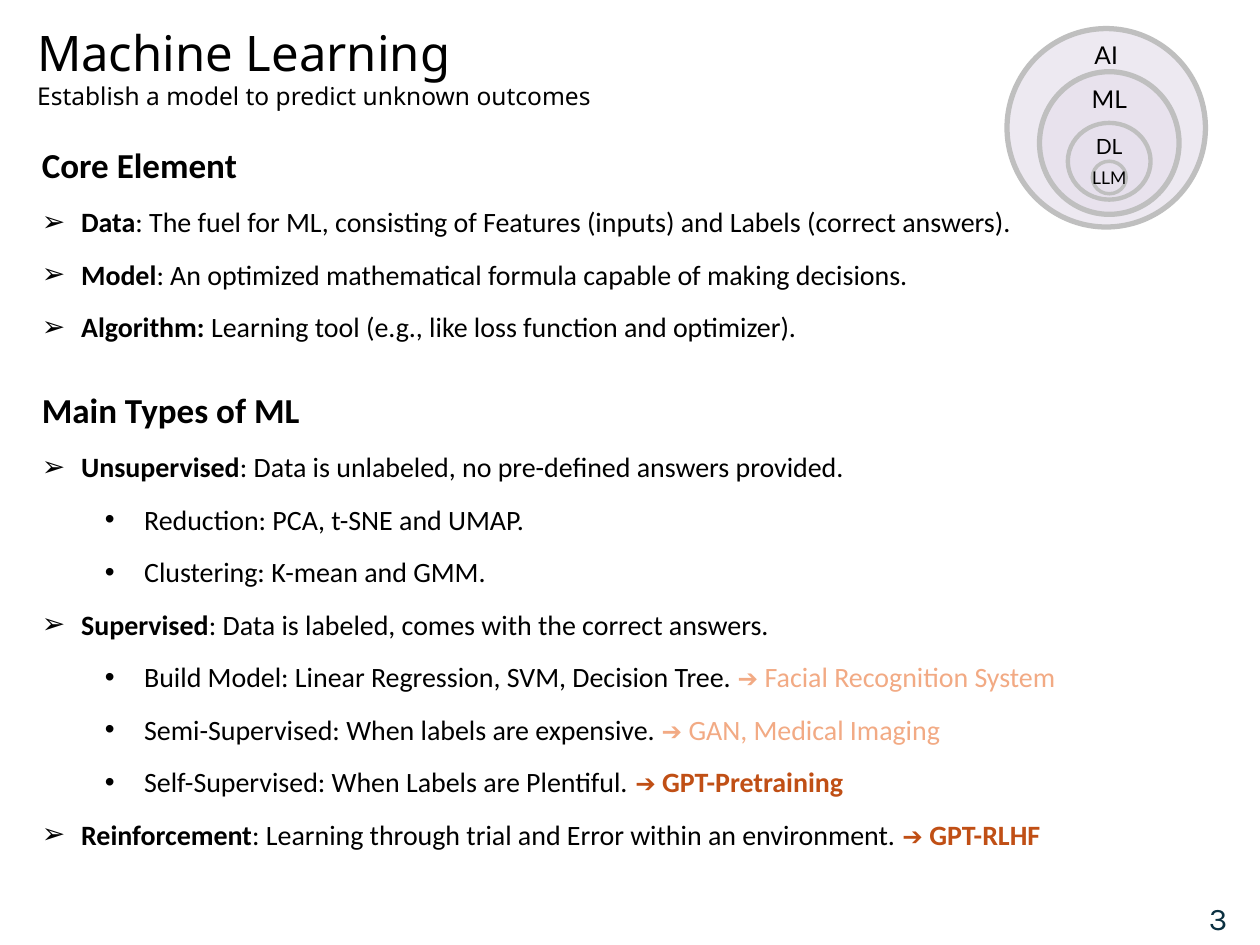
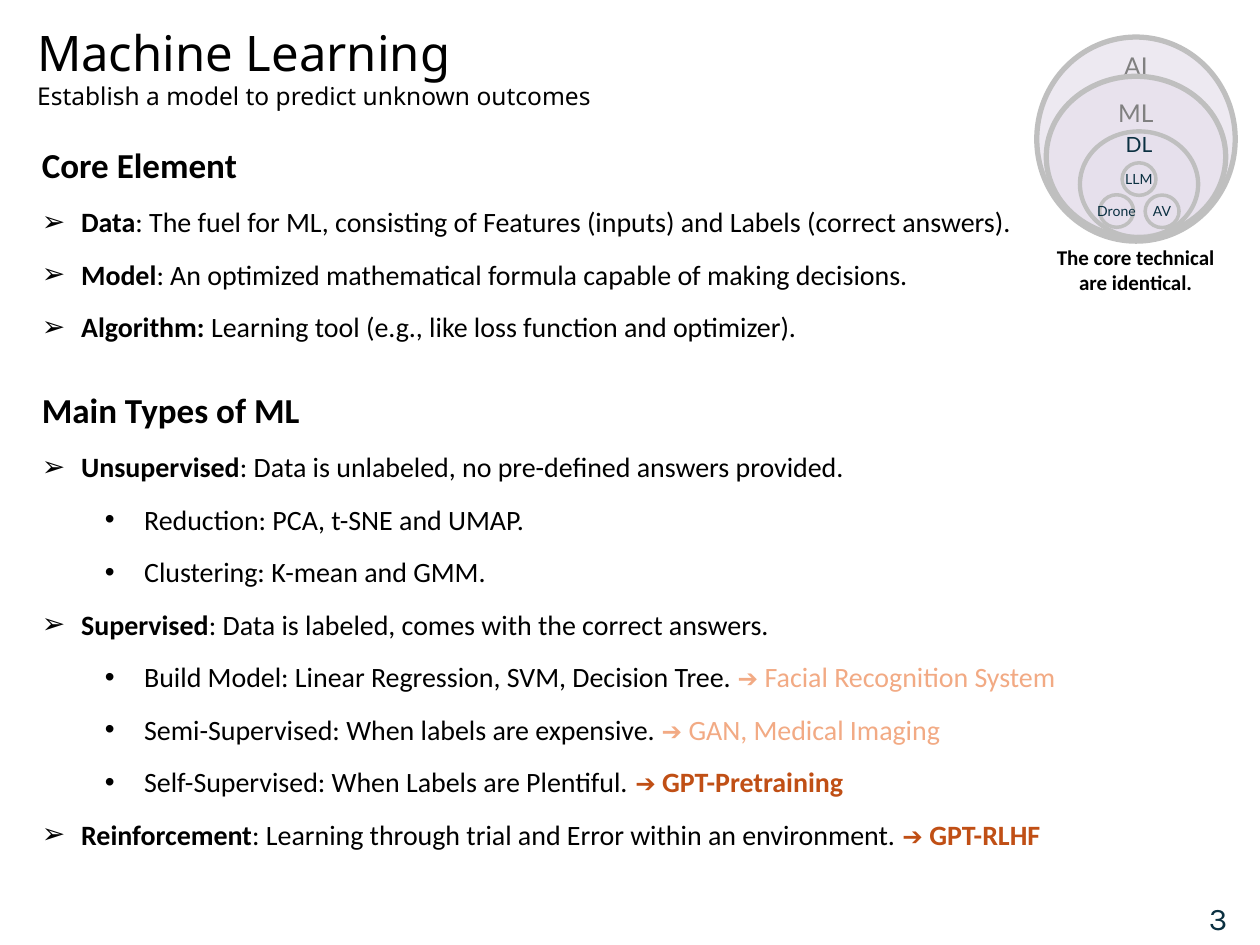
Before and after one commit to navibator/crazy-ai, a slide deck: slide 4 of gemma-v4-0914.pptx. Drawn at 1260x945 pixels with LibreOffice and Linux fonts; fonts in the diff are those of the drawing; background and template pictures are left out. Boxes give left, top, right and bottom in pixels: in the first picture for what was removed or moved away, otherwise in the second. Text is boxed around its words. In the diff, an @@ line names an element or a change of style, - is before the commit and + after.

```diff
--- a/gemma-v4-0914.pptx
+++ b/gemma-v4-0914.pptx
@@ ellipse "AI": place and size @@
-ellipse "AI" at bbox=[1007, 29, 1205, 227]
+ellipse "AI" at bbox=[1037, 37, 1235, 241]
@@ ellipse "AI" at bbox=[1037, 37, 1235, 241]: text colour #000000 to #808080 @@
@@ ellipse "ML" at bbox=[1046, 77, 1225, 238]: text colour #000000 to #808080 @@
@@ ellipse "ML": place and size @@
-ellipse "ML" at bbox=[1040, 72, 1179, 214]
+ellipse "ML" at bbox=[1046, 77, 1225, 238]
@@ ellipse "DL": place and size @@
-ellipse "DL" at bbox=[1068, 123, 1152, 200]
+ellipse "DL" at bbox=[1080, 131, 1198, 237]
@@ ellipse "DL" at bbox=[1080, 131, 1198, 237]: text colour #000000 to #0B3041 @@
@@ ellipse "LLM": place and size @@
-ellipse "LLM" at bbox=[1092, 161, 1126, 194]
+ellipse "LLM" at bbox=[1123, 163, 1157, 195]
@@ ellipse "LLM" at bbox=[1123, 163, 1157, 195]: size 10 to 8 pt, text colour #000000 to #0B3041 @@
@@ ellipse added at bbox=[1100, 195, 1134, 228], fill #E6E0EC at 70% opacity, outline #BFBFBF 2 pt, 8 pt, text #0B3041 @@
+Drone
@@ ellipse added at bbox=[1145, 195, 1179, 228], fill #E6E0EC at 70% opacity, outline #BFBFBF 2 pt, 8 pt, text #0B3041 @@
+AV
@@ text added at bbox=[1057, 250, 1214, 290], 12 pt, text #000000, bold @@
+The core technical
+are identical.
```
Also in this commit, not shown: 3 other slides changed.
